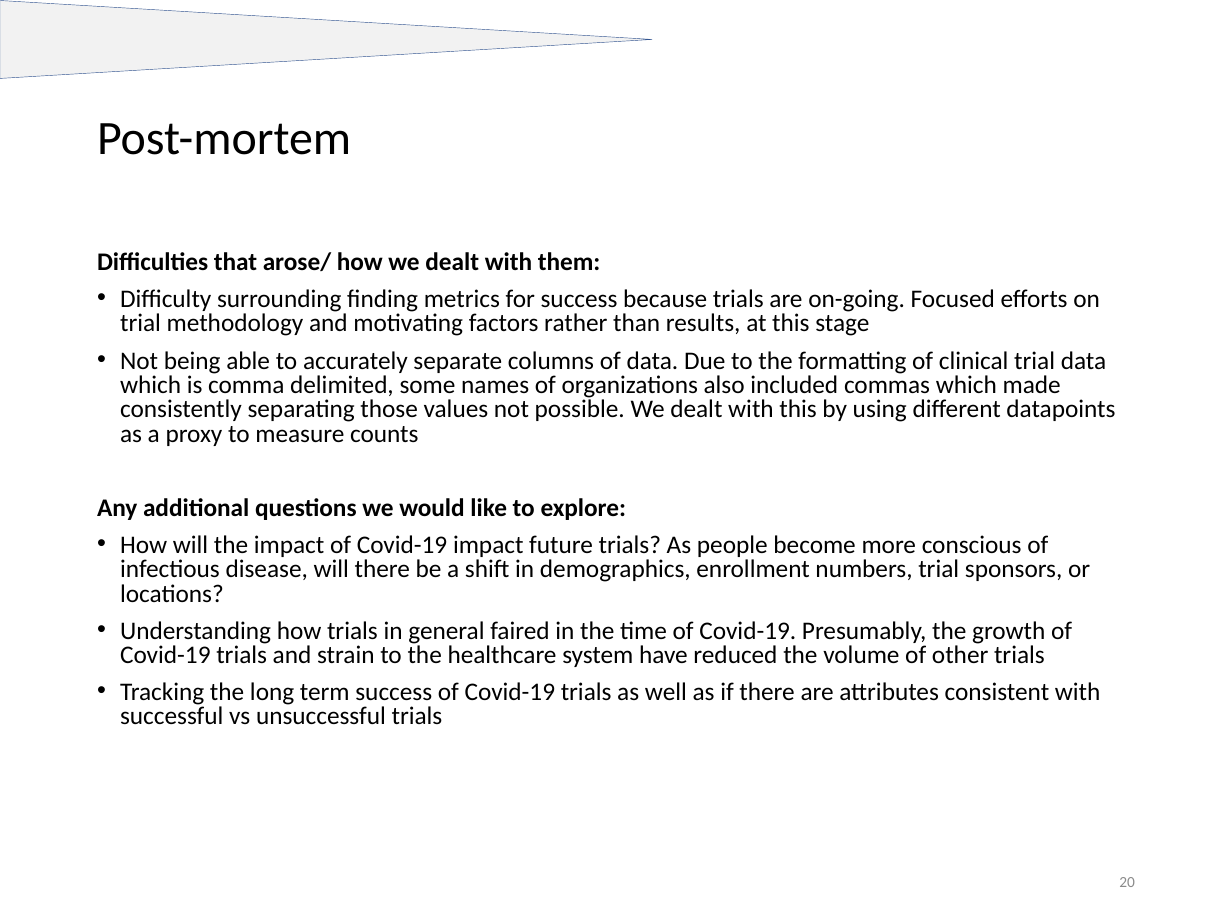
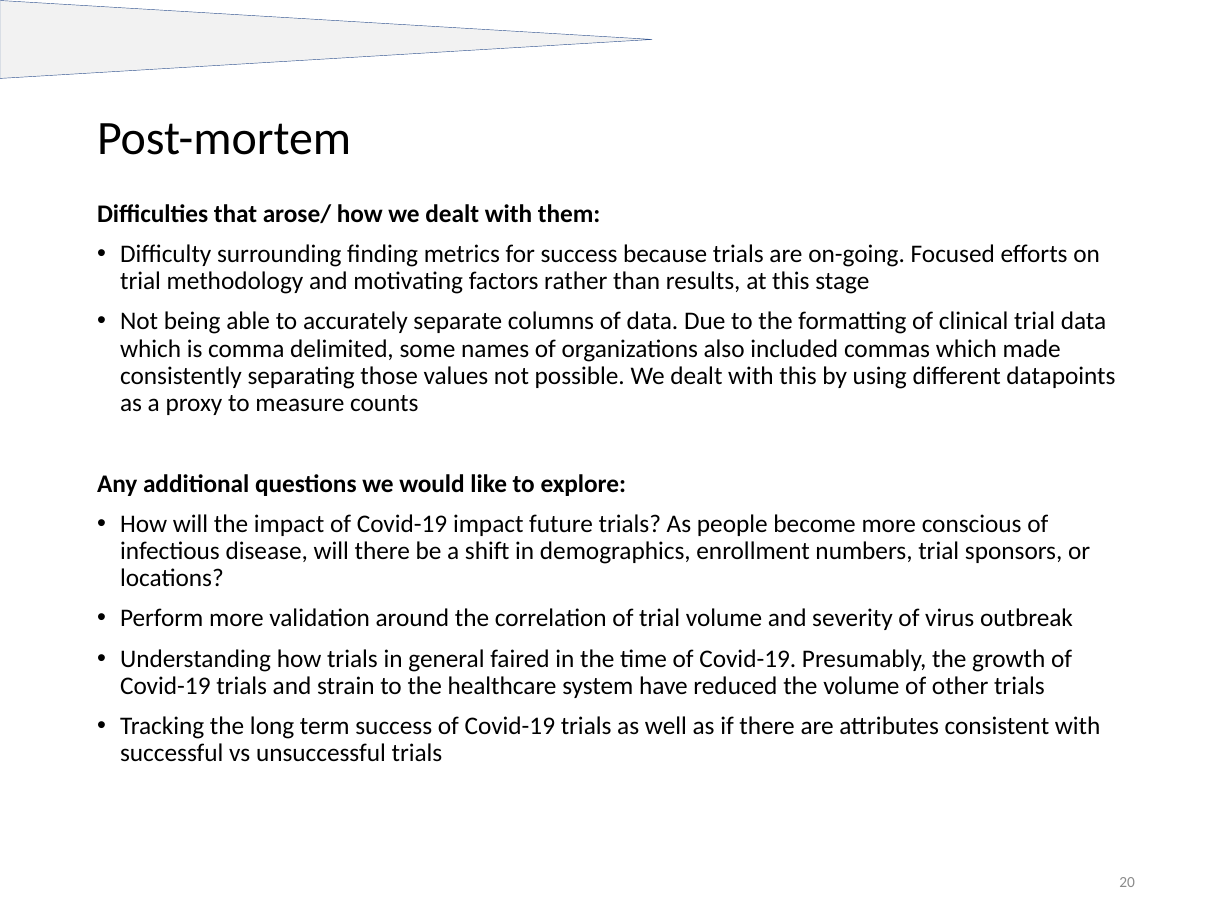
Before and after one commit to nick-nasse/pyd-pyper, a slide deck: slide 20 of 200729 Clinical Trials Analysis_v2.pptx. Drawn at 1232x924 pixels with LibreOffice and Linux fonts; fonts in the diff are those of the drawing. Boxes give left, top, right and bottom in pixels: in the first picture for what was removed or moved away, otherwise in the second. Text is boxed around its words. In the diff, an @@ line names an element or a change of style, - is before the commit and + after.

```diff
--- a/200729 Clinical Trials Analysis_v2.pptx
+++ b/200729 Clinical Trials Analysis_v2.pptx
@@ text "Difficulties that arose/ how we ...": place and size @@
-text "Difficulties that arose/ how we ..." at (97, 252, 1115, 725)
+text "Difficulties that arose/ how we ..." at (97, 204, 1115, 762)
@@ text at (97, 204, 1115, 762): line spacing 0.8 to 0.9 @@
@@ text at (120, 608, 1073, 630): paragraph added @@
+• Perform more validation around the correlation of trial volume and severity of virus outbreak
```
Also in this commit, not shown: 11 other slides changed, 1 slide added.
